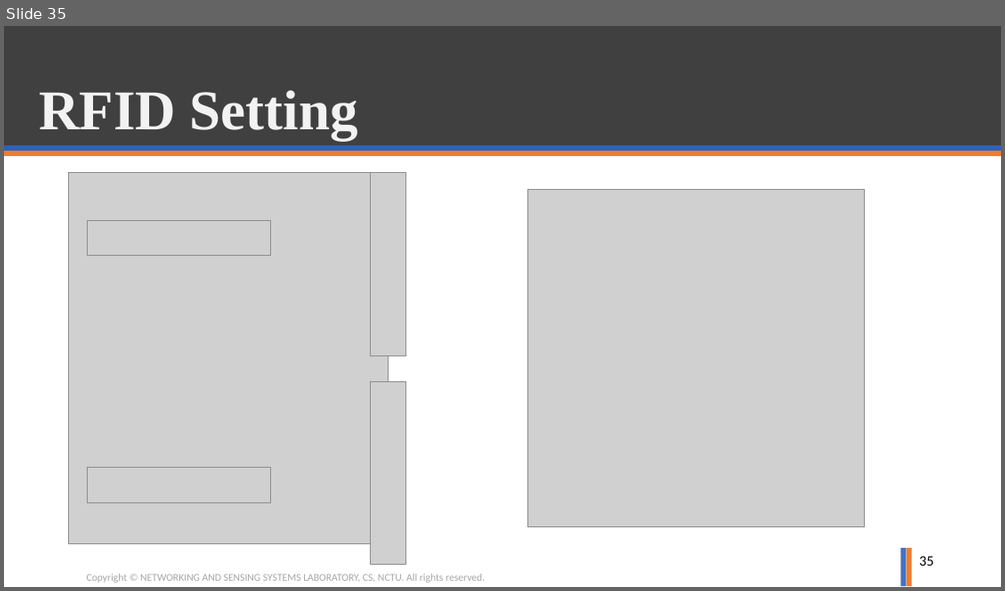
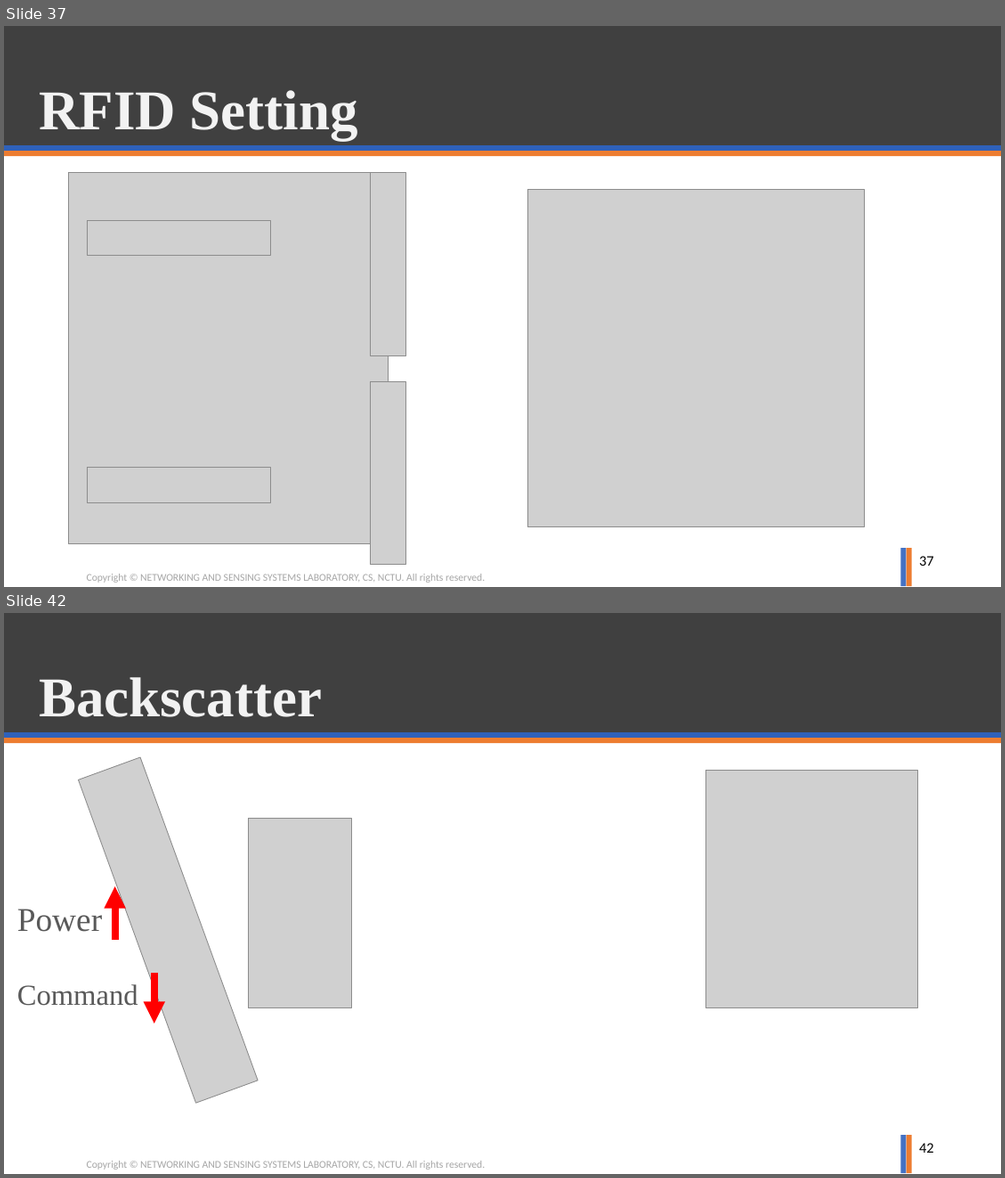
Before and after one commit to ghostkingwilly/Signal_Training_Freshman, a slide deck: Freshman_Training.pptx. Shown one above the other, each under a label of ours: slide 35 before the commit, slides 37 and 42 after it; the slides between them are not shown. The pictures are 1005x591 and 1005x1178 pixels, drawn with LibreOffice and Linux fonts; fonts in the diff are those of the drawing; grey boxes stand for pictures; background and template pictures are left out. Boxes give left, top, right and bottom in pixels: in the first picture for what was removed or moved away, otherwise in the second. Text is boxed around its words. In the diff, an @@ line names an element or a change of style, - is before the commit and + after.

```diff
--- a/Freshman_Training.pptx
+++ b/Freshman_Training.pptx
@@ slide 42 added at <box>4,613,1001,1174</box>, background #FFFFFF; not listed: 6 template elements that a slide beside it also shows @@
@@ title added at <box>39,677,322,717</box>, 54 pt, text #F2F2F2, bold @@
+Backscatter
@@ picture added at <box>79,757,259,1103</box> @@
@@ picture added at <box>706,770,917,1008</box> @@
@@ picture added at <box>249,818,351,1008</box> @@
@@ arrow added from (114, 940) to (114, 887), #FF0000 7 pt @@
@@ text added at <box>17,908,102,932</box>, 32 pt, text #595959 @@
+Power
@@ text added at <box>17,984,138,1005</box>, 28 pt, text #595959 @@
+Command
@@ arrow added from (154, 973) to (154, 1023), #FF0000 7 pt @@
@@ page number added at <box>919,1143,934,1152</box>, 14 pt, text #000000 @@
+42
@@ what was slide 35 is now slide 37 @@
@@ page number at <box>919,556,934,565</box>: text changed @@
-35
+37
```
Also in this commit, not shown: 29 other slides added, 1 slide removed.
